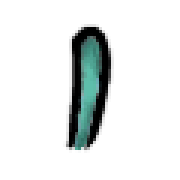
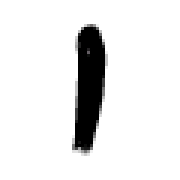
Revision of a layered 180 x 180 image; what changed, layer by layer:
added layer "Layer" above "arm_lower-5.png" over [72, 24, 108, 156]
hid "arm_lower-5.png" over [63, 24, 114, 153]
